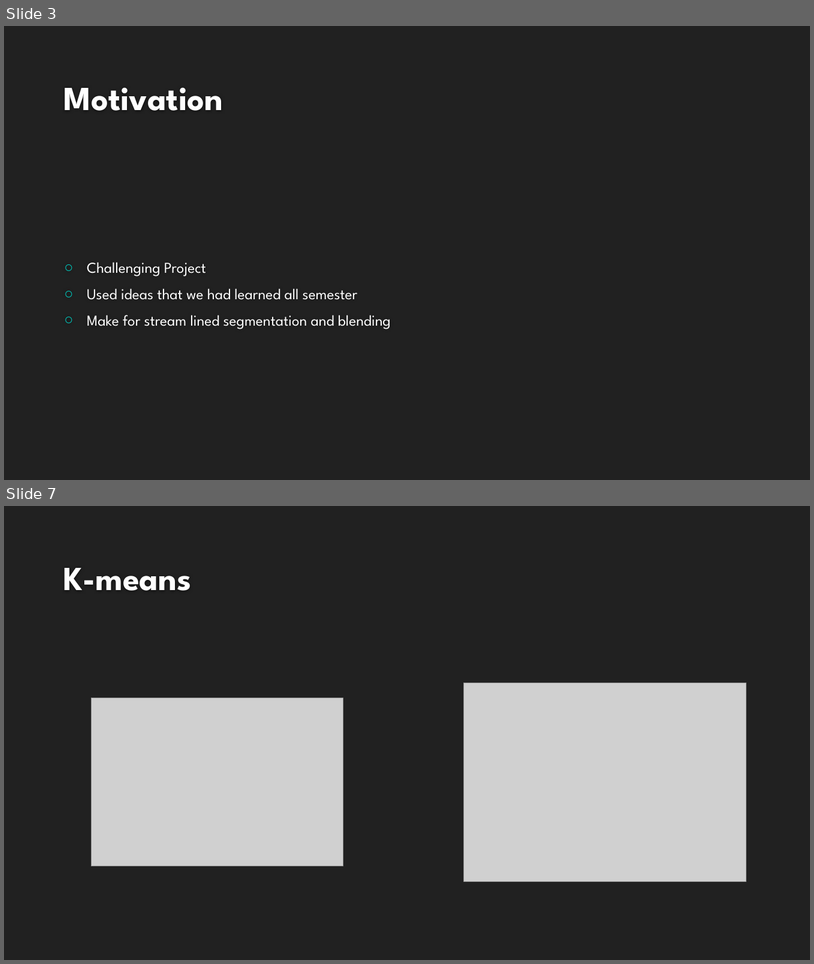
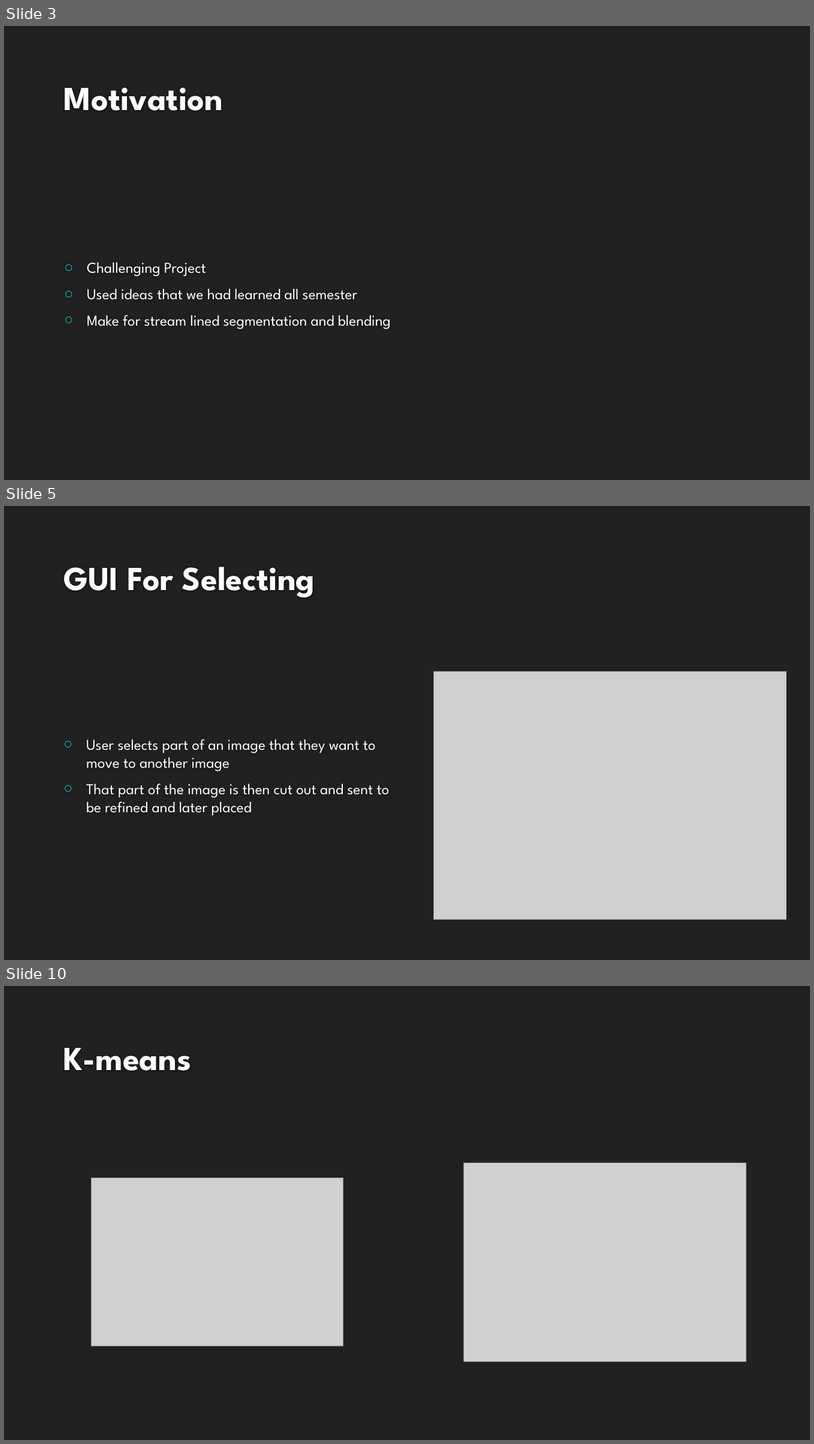
Before and after one commit to mnicol/CS534FinalProject, a slide deck: 534_pres.pptx. Shown one above the other, each under a label of ours: slides 3 and 7 before the commit, slides 3, 5 and 10 after it; the slides between them are not shown. The pictures are 814x964 and 814x1444 pixels, drawn with LibreOffice and Linux fonts; fonts in the diff are those of the drawing; grey boxes stand for pictures; background and template pictures are left out. Boxes give left, top, right and bottom in pixels: in the first picture for what was removed or moved away, otherwise in the second. Text is boxed around its words. In the diff, an @@ line names an element or a change of style, - is before the commit and + after.

```diff
--- a/534_pres.pptx
+++ b/534_pres.pptx
@@ slide 5 added at (4, 506, 810, 960), background #212121 @@
@@ title added at (63, 567, 315, 598), 40 pt, text #FEFEFE, bold @@
+GUI For Selecting
@@ picture added at (434, 671, 788, 919) @@
@@ text added at (86, 739, 390, 816), 18 pt, text #FFFFFF @@
+○ User selects part of an image that they want to move to another image
+○ That part of the image is then cut out and sent to be refined and later placed
@@ what was slide 7 is now slide 10 @@
```
Also in this commit, not shown: 3 slides changed, 3 other slides added, 1 slide removed.
